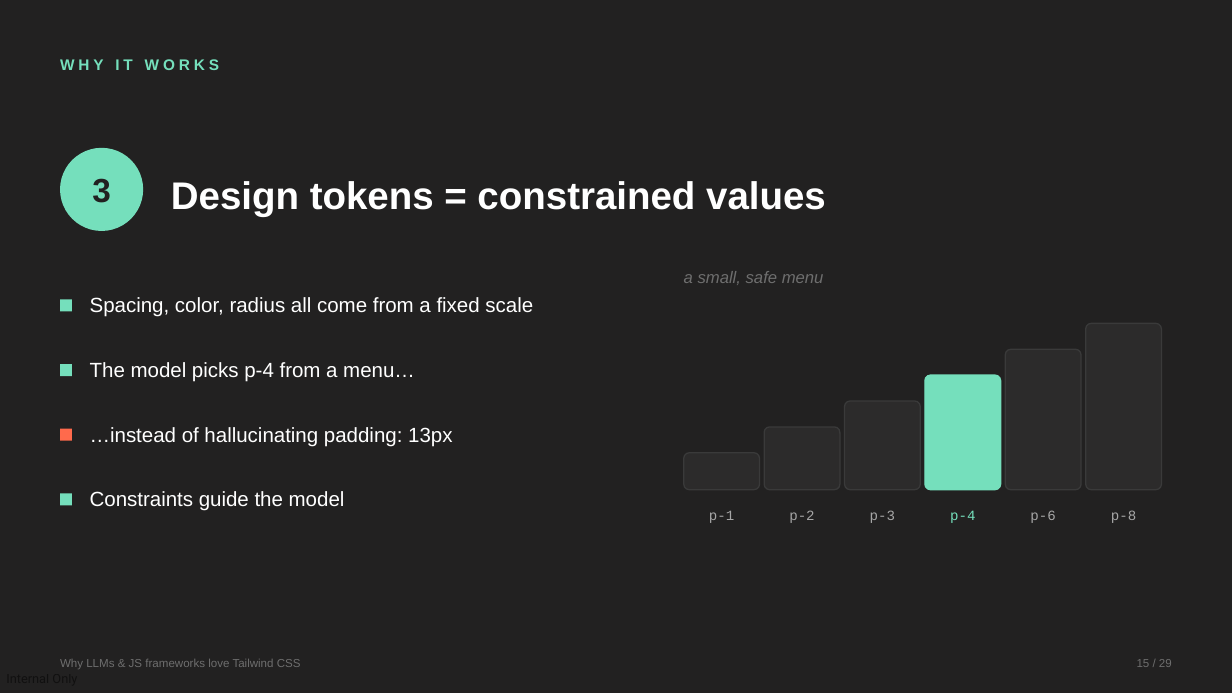
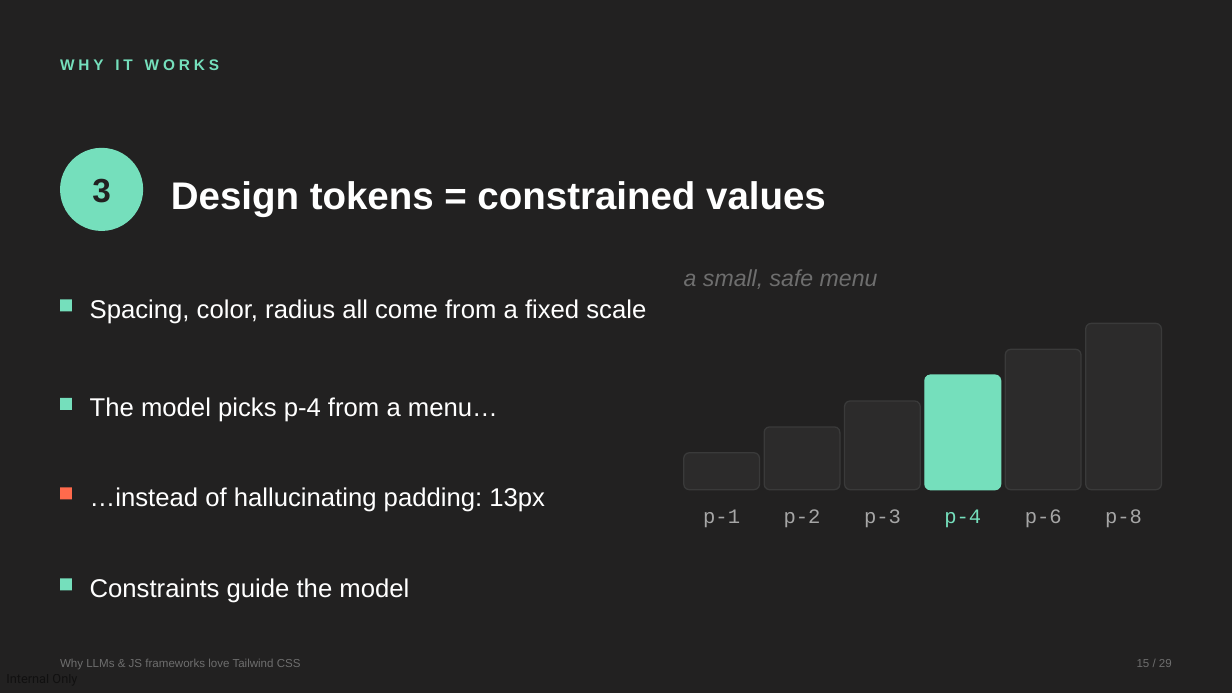
Before and after one commit to devlinduldulao/llm-loves-tailwind-and-js, a slide deck: slide 15 of why-llms-love-tailwind.pptx. Drawn at 1232x693 pixels with LibreOffice and Linux fonts; fonts in the diff are those of the drawing. Boxes give left, top, right and bottom in pixels: in the first picture for what was removed or moved away, otherwise in the second. Text is boxed around its words. In the diff, an @@ line names an element or a change of style, - is before the commit and + after.

```diff
--- a/why-llms-love-tailwind.pptx
+++ b/why-llms-love-tailwind.pptx
@@ text "a small, safe menu" at bbox=[684, 269, 878, 289]: size 13 to 18 pt @@
@@ rectangle: place and size @@
-rectangle at bbox=[60, 364, 72, 376]
+rectangle at bbox=[60, 398, 72, 410]
@@ text "The model picks p-4 from ...": place and size @@
-text "The model picks p-4 from ..." at bbox=[90, 362, 415, 382]
+text "The model picks p-4 from ..." at bbox=[90, 397, 498, 422]
@@ text "…instead of hallucinating padding: 13px": place and size @@
-text "…instead of hallucinating padding: 13px" at bbox=[90, 427, 452, 447]
+text "…instead of hallucinating padding: 13px" at bbox=[90, 487, 545, 512]
@@ rectangle: place and size @@
-rectangle at bbox=[60, 429, 72, 441]
+rectangle at bbox=[60, 487, 72, 499]
@@ size 11 to 16 pt in 6 elements at bbox=[703, 509, 740, 527], bbox=[784, 509, 821, 527], bbox=[864, 509, 901, 527], bbox=[944, 509, 981, 528], bbox=[1025, 509, 1062, 527], bbox=[1105, 509, 1142, 527] @@
@@ rectangle: place and size @@
-rectangle at bbox=[60, 494, 72, 506]
+rectangle at bbox=[60, 579, 72, 591]
@@ size 16 to 20 pt in 4 elements at bbox=[90, 299, 646, 324], bbox=[90, 397, 498, 422], bbox=[90, 487, 545, 512], bbox=[90, 578, 409, 603] @@
@@ text "Constraints guide the model": place and size @@
-text "Constraints guide the model" at bbox=[90, 491, 345, 511]
+text "Constraints guide the model" at bbox=[90, 578, 409, 603]
```
Also in this commit, not shown: 22 other slides changed, 1 slide added, 1 other file.
